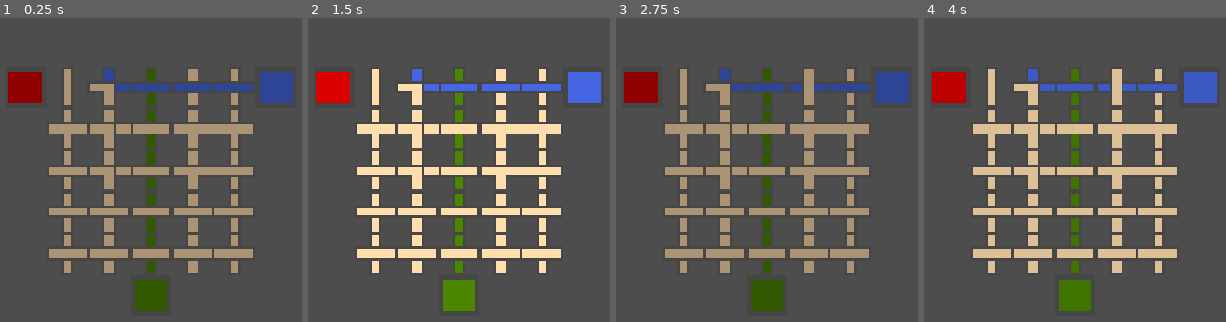
Above: before the commit, frames 1-4 (left to right).
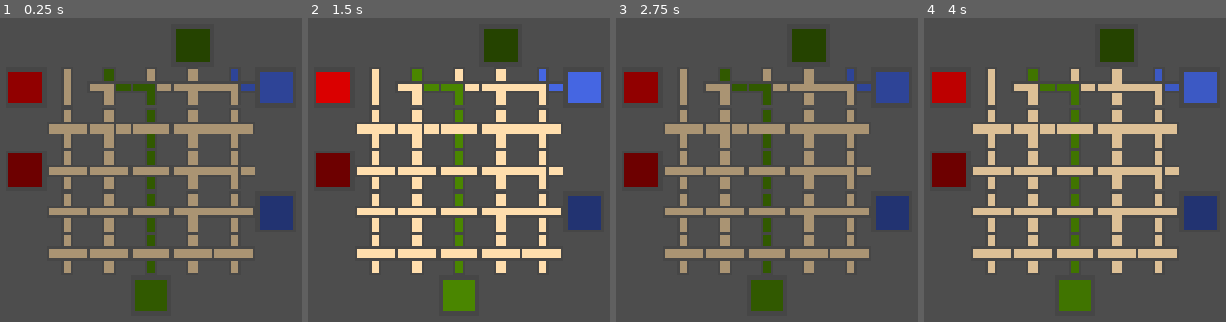
Above: after the commit, the same moments.

Repository: Peanutypowers/Technical-Hurdles
Game: Godot game, scene res://Scenes/flow-puzzle.tscn
Two runs of this game, one before a commit and one after it. Both use one fixed random seed, a clock stepped at 60 frames per second and the inputs below. This scene is started directly instead of the project's main scene.
Inputs (mouse positions are in pixels of both pictures, inside the frame that each line leads up to):
- Up to frame 1 (0.25 s): no input
- Up to frame 2 (1.5 s): move the mouse to (outside the picture) at 0.52 s; press the mouse at (outside the picture) at 0.53 s; hold Right (ui_right) from 0.53 s (still down); move the mouse to (outside the picture) at 1.27 s; release the mouse at (outside the picture) at 1.28 s; tap Alt (run) at 1.35 s
- Up to frame 3 (2.75 s): move the mouse to (830, 103) at 2.02 s; release Right (ui_right) at 2.03 s; press the mouse at (830, 103) at 2.03 s; hold Left (ui_left) from 2.03 s (still down)
- Up to frame 4 (4 s): move the mouse to (1017, 291) at 2.77 s; release Left (ui_left) at 2.78 s; release the mouse at (1017, 291) at 2.78 s; hold Right (ui_right) from 2.78 s (still down); tap Alt (run) at 2.85 s; click (1017, 291) at 2.92 s; move the mouse to (outside the picture) at 3.52 s; press the mouse at (outside the picture) at 3.53 s

The runs differ from the first frame. In frame 1, 5.2% of the frame differs, in the area x 2-98%, y 3-70%; in frame 2, 5.2%; in frame 3, 5.1%; in frame 4, 5.1%.

Commit message:
flow puzzle finished

Diff:
--- a/Scenes/flow-puzzle.tscn
+++ b/Scenes/flow-puzzle.tscn
@@ -2,7 +2,9 @@
 
 [ext_resource type="Script" uid="uid://ca6wycfl8bkuj" path="res://Scripts/flow_source.gd" id="1_2urg0"]
 [ext_resource type="Script" uid="uid://bef25qwtvhpv" path="res://Scripts/pipe.gd" id="2_1tef5"]
-[ext_resource type="Script" uid="uid://c0h1t2tk4nhii" path="res://Scripts/flow-sink.gd" id="3_87rtb"]
+[ext_resource type="Script" uid="uid://c0h1t2tk4nhii" path="res://Scripts/flow-sink-1.gd" id="3_87rtb"]
+[ext_resource type="Script" uid="uid://c0x7oyj4iqlak" path="res://Scripts/flow-sink-2.gd" id="4_4kqtu"]
+[ext_resource type="Script" uid="uid://urcb3mwjcaag" path="res://Scripts/flow-sink-3.gd" id="5_sjb18"]
 
 [sub_resource type="RectangleShape2D" id="RectangleShape2D_w74sn"]
 size = Vector2(100, 100)
@@ -51,7 +53,7 @@
 [node name="Pipe31" type="Area2D" parent="PipeGrid" unique_id=125585538]
 position = Vector2(953, 217)
 script = ExtResource("2_1tef5")
-type = 2
+type = 1
 
 [node name="CollisionShape2D" type="CollisionShape2D" parent="PipeGrid/Pipe31" unique_id=951637446]
 position = Vector2(50, 50)
@@ -114,7 +116,7 @@
 [node name="Pipe23" type="Area2D" parent="PipeGrid" unique_id=1596808149]
 position = Vector2(853, 417)
 script = ExtResource("2_1tef5")
-type = 1
+type = 2
 
 [node name="CollisionShape2D" type="CollisionShape2D" parent="PipeGrid/Pipe23" unique_id=1016374358]
 position = Vector2(50, 50)
@@ -141,7 +143,7 @@
 [node name="Pipe41" type="Area2D" parent="PipeGrid" unique_id=823643965]
 position = Vector2(1053, 217)
 script = ExtResource("2_1tef5")
-type = 2
+type = 1
 
 [node name="CollisionShape2D" type="CollisionShape2D" parent="PipeGrid/Pipe41" unique_id=155970051]
 position = Vector2(50, 50)
@@ -168,7 +170,7 @@
 [node name="Pipe44" type="Area2D" parent="PipeGrid" unique_id=409838687]
 position = Vector2(1053, 517)
 script = ExtResource("2_1tef5")
-type = 2
+type = 1
 
 [node name="CollisionShape2D" type="CollisionShape2D" parent="PipeGrid/Pipe44" unique_id=644224863]
 position = Vector2(50, 50)
@@ -230,7 +232,7 @@
 [node name="Pipe51" type="Area2D" parent="PipeGrid" unique_id=481138504]
 position = Vector2(1153, 217)
 script = ExtResource("2_1tef5")
-type = 2
+type = 1
 
 [node name="CollisionShape2D" type="CollisionShape2D" parent="PipeGrid/Pipe51" unique_id=299139410]
 position = Vector2(50, 50)
@@ -248,7 +250,7 @@
 [node name="Pipe53" type="Area2D" parent="PipeGrid" unique_id=307079844]
 position = Vector2(1153, 417)
 script = ExtResource("2_1tef5")
-type = 2
+type = 1
 
 [node name="CollisionShape2D" type="CollisionShape2D" parent="PipeGrid/Pipe53" unique_id=16397911]
 position = Vector2(50, 50)
@@ -272,9 +274,29 @@
 position = Vector2(50, 50)
 shape = SubResource("RectangleShape2D_4qjb2")
 
-[node name="Flow Sink" type="Area2D" parent="." unique_id=1142418292]
+[node name="Flow Sink" type="Area2D" parent="." unique_id=1142418292 node_paths=PackedStringArray("near_pipe")]
 position = Vector2(703, 467)
 script = ExtResource("3_87rtb")
+near_pipe = NodePath("../PipeGrid/Pipe13")
+needed_color = Color(0.85490197, 0, 0, 1)
 
 [node name="CollisionShape2D" type="CollisionShape2D" parent="Flow Sink" unique_id=799269015]
 shape = SubResource("RectangleShape2D_s7np4")
+
+[node name="Flow Sink2" type="Area2D" parent="." unique_id=422998785 node_paths=PackedStringArray("near_pipe")]
+position = Vector2(1303, 567)
+script = ExtResource("4_4kqtu")
+near_pipe = NodePath("../PipeGrid/Pipe54")
+needed_color = Color(0.27058825, 0.4, 0.8862745, 1)
+
+[node name="CollisionShape2D" type="CollisionShape2D" parent="Flow Sink2" unique_id=1960520762]
+shape = SubResource("RectangleShape2D_s7np4")
+
+[node name="Flow Sink3" type="Area2D" parent="." unique_id=1592617095 node_paths=PackedStringArray("near_pipe")]
+position = Vector2(1103, 167)
+script = ExtResource("5_sjb18")
+near_pipe = NodePath("../PipeGrid/Pipe41")
+needed_color = Color(0.2901961, 0.5254902, 0, 1)
+
+[node name="CollisionShape2D" type="CollisionShape2D" parent="Flow Sink3" unique_id=669122494]
+shape = SubResource("RectangleShape2D_s7np4")
--- /dev/null
+++ b/Scripts/flow-sink-1.gd
@@ -0,0 +1,27 @@
+extends Area2D
+
+@export var near_pipe: Area2D
+@export var needed_color: Color
+
+var satisfied: bool = false
+
+# Called when the node enters the scene tree for the first time.
+func _ready() -> void:
+	queue_redraw()
+
+func _draw() -> void:
+	var shape = $CollisionShape2D
+	var frequency = get_parent().get_meta("flow_frequency", 1000)
+	self.draw_rect(shape.shape.get_rect(), Color.from_rgba8(70, 70, 70));
+
+	if satisfied:
+		var color_scalar: float = lerp(0., 0.4, abs((Time.get_ticks_msec() % frequency)/(frequency / 2.) - 1.0));
+		# Draw bg rect	# Draw fg flashing rect
+		self.draw_rect(Rect2(shape.shape.get_rect().position + Vector2(10, 10), shape.shape.get_rect().size - Vector2(20, 20)), needed_color.darkened(color_scalar));
+	else:
+		draw_rect(Rect2(shape.shape.get_rect().position + Vector2(10, 10), shape.shape.get_rect().size - Vector2(20, 20)), needed_color.darkened(0.5))
+
+# Called every frame. 'delta' is the elapsed time since the previous frame.
+func _process(_delta: float) -> void:
+	satisfied = near_pipe.color_right.to_rgba32() == needed_color.to_rgba32()
+	queue_redraw()
--- /dev/null
+++ b/Scripts/flow-sink-2.gd
@@ -0,0 +1,27 @@
+extends Area2D
+
+@export var near_pipe: Area2D
+@export var needed_color: Color
+
+var satisfied: bool = false
+
+# Called when the node enters the scene tree for the first time.
+func _ready() -> void:
+	queue_redraw()
+
+func _draw() -> void:
+	var shape = $CollisionShape2D
+	var frequency = get_parent().get_meta("flow_frequency", 1000)
+	self.draw_rect(shape.shape.get_rect(), Color.from_rgba8(70, 70, 70));
+
+	if satisfied:
+		var color_scalar: float = lerp(0., 0.4, abs((Time.get_ticks_msec() % frequency)/(frequency / 2.) - 1.0));
+		# Draw bg rect	# Draw fg flashing rect
+		self.draw_rect(Rect2(shape.shape.get_rect().position + Vector2(10, 10), shape.shape.get_rect().size - Vector2(20, 20)), needed_color.darkened(color_scalar));
+	else:
+		draw_rect(Rect2(shape.shape.get_rect().position + Vector2(10, 10), shape.shape.get_rect().size - Vector2(20, 20)), needed_color.darkened(0.5))
+
+# Called every frame. 'delta' is the elapsed time since the previous frame.
+func _process(_delta: float) -> void:
+	satisfied = near_pipe.color_left.to_rgba32() == needed_color.to_rgba32()
+	queue_redraw()
--- /dev/null
+++ b/Scripts/flow-sink-3.gd
@@ -0,0 +1,27 @@
+extends Area2D
+
+@export var near_pipe: Area2D
+@export var needed_color: Color
+
+var satisfied: bool = false
+
+# Called when the node enters the scene tree for the first time.
+func _ready() -> void:
+	queue_redraw()
+
+func _draw() -> void:
+	var shape = $CollisionShape2D
+	var frequency = get_parent().get_meta("flow_frequency", 1000)
+	self.draw_rect(shape.shape.get_rect(), Color.from_rgba8(70, 70, 70));
+
+	if satisfied:
+		var color_scalar: float = lerp(0., 0.4, abs((Time.get_ticks_msec() % frequency)/(frequency / 2.) - 1.0));
+		# Draw bg rect	# Draw fg flashing rect
+		self.draw_rect(Rect2(shape.shape.get_rect().position + Vector2(10, 10), shape.shape.get_rect().size - Vector2(20, 20)), needed_color.darkened(color_scalar));
+	else:
+		draw_rect(Rect2(shape.shape.get_rect().position + Vector2(10, 10), shape.shape.get_rect().size - Vector2(20, 20)), needed_color.darkened(0.5))
+
+# Called every frame. 'delta' is the elapsed time since the previous frame.
+func _process(_delta: float) -> void:
+	satisfied = near_pipe.color_left.to_rgba32() == needed_color.to_rgba32() and near_pipe.rotation_state % 2 != 0
+	queue_redraw()
--- a/Scripts/flow-sink.gd
+++ /dev/null
@@ -1,12 +0,0 @@
-extends Area2D
-
-@export var near_pipe: Area2D
-@export var pipe_dir: int
-
-# Called when the node enters the scene tree for the first time.
-func _ready() -> void:
-	pass # Replace with function body.
-
-# Called every frame. 'delta' is the elapsed time since the previous frame.
-func _process(delta: float) -> void:
-	pass
--- a/Scripts/pipe.gd
+++ b/Scripts/pipe.gd
@@ -171,9 +171,9 @@
 		PipeType.DoubleBend:
 			for cp: Array in cps:
 				if rotation_state % 2 == 0 and cp[0] == Direction.West:
+					cp[1].fill_from_right.emit(color)
+				if rotation_state % 2 != 0 and cp[0] == Direction.East:
 					cp[1].fill_from_left.emit(color)
-				if rotation_state % 2 != 0 and cp[0] == Direction.East:
-					cp[1].fill_from_right.emit(color)
 
 func _draw() -> void:
 	var color_scalar: float = lerp(0., 0.4, abs((Time.get_ticks_msec() % frequency)/(frequency / 2.) - 1.0));
Renamed: Scripts/flow-sink.gd.uid -> Scripts/flow-sink-1.gd.uid
Not shown, added: Scripts/flow-sink-2.gd.uid
Not shown, added: Scripts/flow-sink-3.gd.uid
